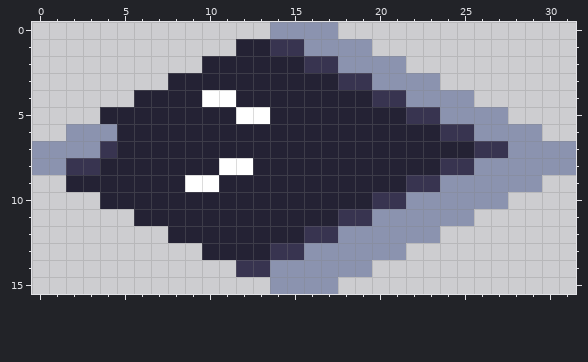
Pixel-art file -- content/TileSet3216.aseprite. That is the earlier state.
32x16 pixels, 1 frame.
New version:
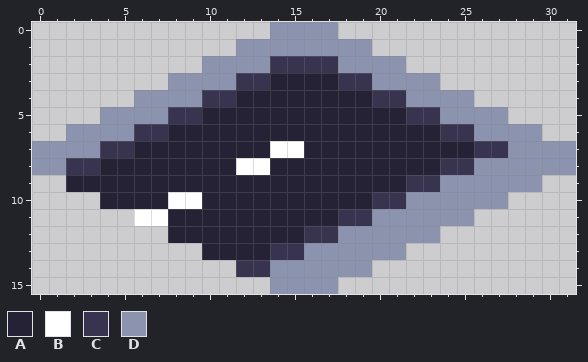
Palette (. is transparent): A #242234  B #ffffff  C #383450  D #8b93af
From old to new:
layer "RoadEnd" added
layer "RoadCurve" now hidden
@@ x 2..17 @@
  0 ............DDDD
- 1 ..........AACCDD
- 2 ........AAAAAACC
- 3 ......AAAAAAAAAA
- 4 ....AAAABBAAAAAA
- 5 ..AAAAAAAABBAAAA
- 6 DDDAAAAAAAAAAAAA
- 7 DDCAAAAAAAAAAAAA
- 8 CCAAAAAAABBAAAAA
- 9 AAAAAAABBAAAAAAA
-10 ..AAAAAAAAAAAAAA
-11 ....AAAAAAAAAAAA
+ 1 ..........DDDDDD
+ 2 ........DDDDCCCC
+ 3 ......DDDDCCAAAA
+ 4 ....DDDDCCAAAAAA
+ 5 ..DDDDCCAAAAAAAA
+ 6 DDDDCCAAAAAAAAAA
+ 7 DDCCAAAAAAAABBAA
+ 8 CCAAAAAAAABBAAAA
+ 9 AAAAAAAAAAAAAAAA
+10 ..AAAABBAAAAAAAA
+11 ....BBAAAAAAAAAA
 12 ......AAAAAAAACC
Where, in picture pixels (left, top, right, bottom), the same in both pictures:
changed: (100, 39, 304, 226)
